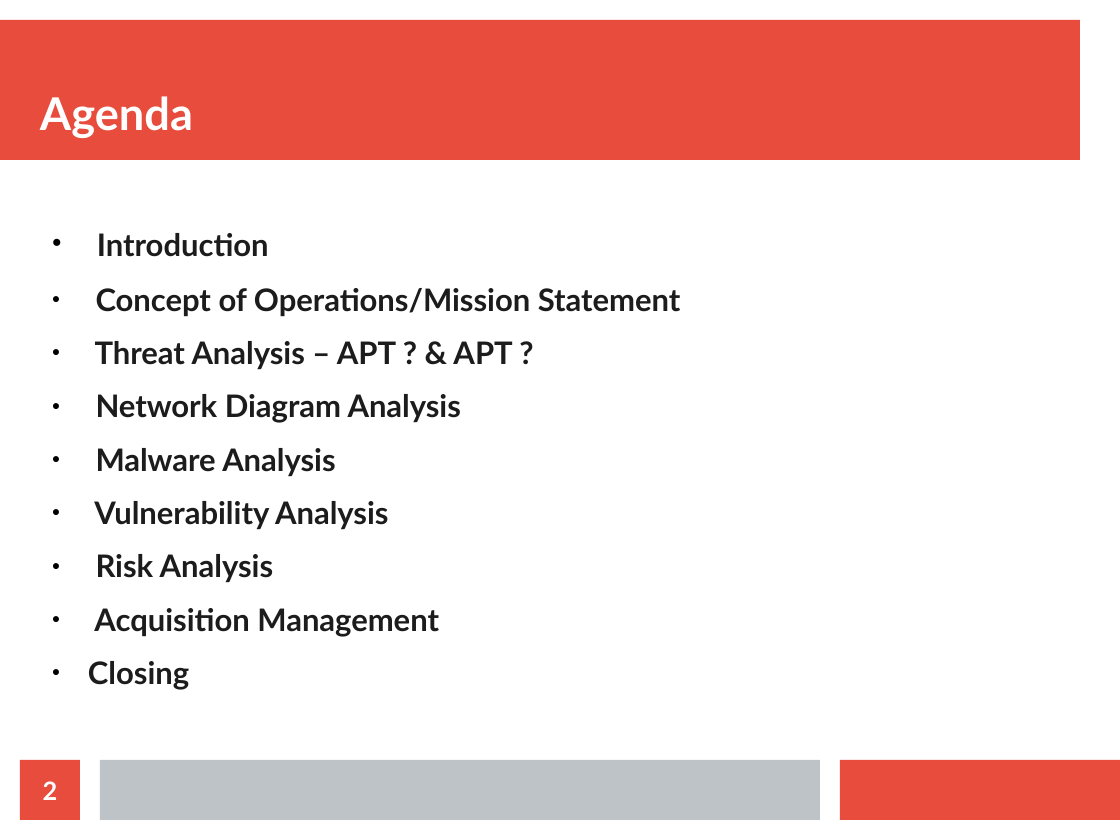
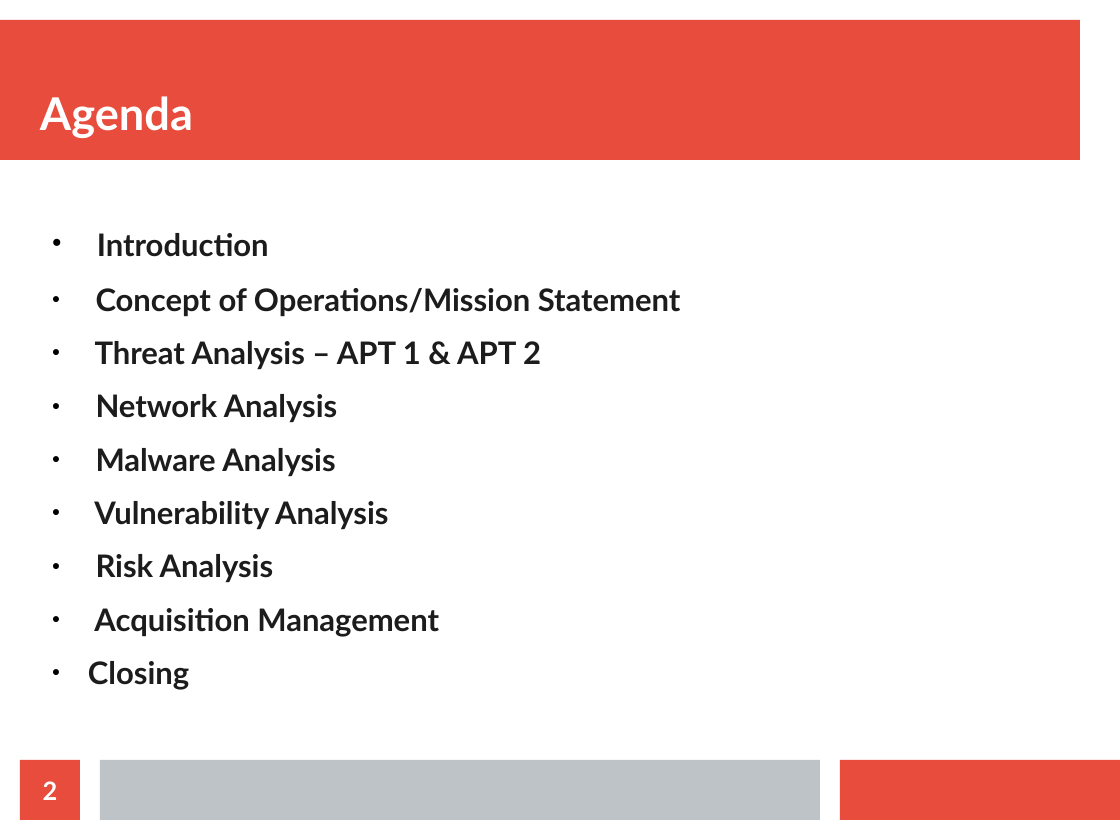
Before and after one commit to RDozier22/Threat-Capstone, a slide deck: slide 2 of Threat 200 Capstone/Air Speed Velocity Co Security Brief.odp. Drawn at 1120x840 pixels with LibreOffice and Linux fonts; fonts in the diff are those of the drawing. Boxes give left, top, right and bottom in pixels: in the first picture for what was removed or moved away, otherwise in the second. Text is boxed around its words. In the diff, an @@ line names an element or a change of style, - is before the commit and + after.

```diff
--- a/Threat 200 Capstone/Air Speed Velocity Co Security Brief.odp
+++ b/Threat 200 Capstone/Air Speed Velocity Co Security Brief.odp
@@ text at box(95, 341, 541, 423): text changed @@
-● Threat Analysis – APT ? & APT ?
-● Network Diagram Analysis
+● Threat Analysis – APT 1 & APT 2
+● Network Analysis
```
Also in this commit, not shown: 9 other slides changed.
